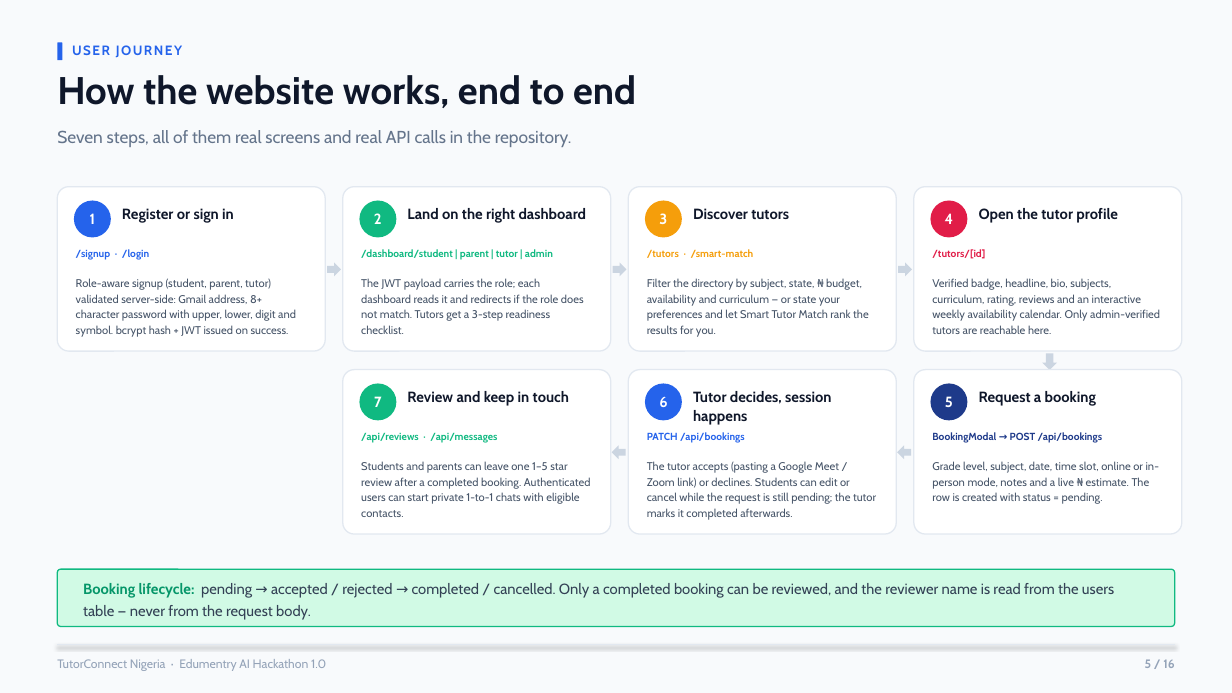
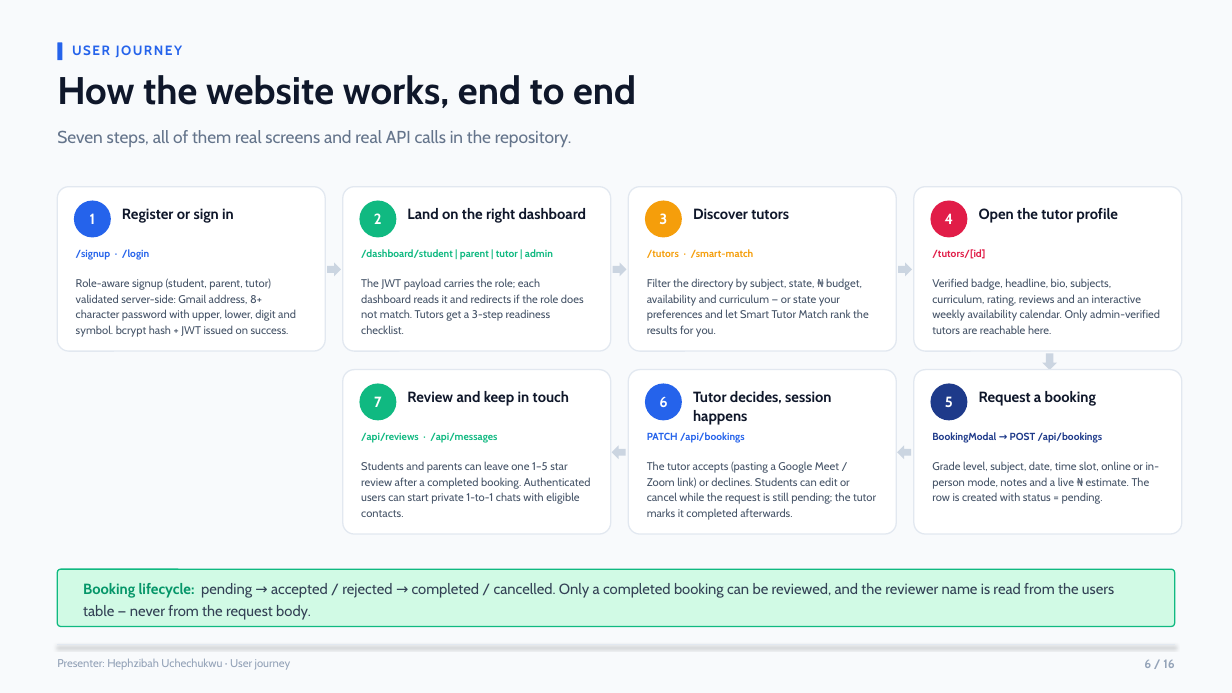
Before and after one commit to zibahofficial/TutorConnectNg, a slide deck: slide 6 of presentation/TutorConnect-Nigeria-Edumentry-AI-Hackathon-1.0.pptx (slide 5 before the commit). Drawn at 1232x693 pixels with LibreOffice and Linux fonts; fonts in the diff are those of the drawing. Boxes give left, top, right and bottom in pixels: in the first picture for what was removed or moved away, otherwise in the second. Text is boxed around its words. In the diff, an @@ line names an element or a change of style, - is before the commit and + after.

```diff
--- a/presentation/TutorConnect-Nigeria-Edumentry-AI-Hackathon-1.0.pptx
+++ b/presentation/TutorConnect-Nigeria-Edumentry-AI-Hackathon-1.0.pptx
@@ text at [57,658,291,670]: text changed; size 9.5 to 8.8 pt @@
-TutorConnect Nigeria · Edumentry AI Hackathon 1.0
+Presenter: Hephzibah Uchechukwu · User journey
```
Also in this commit, not shown: 12 other slides changed, 2 slides added, 2 slides removed, 3 other files.
